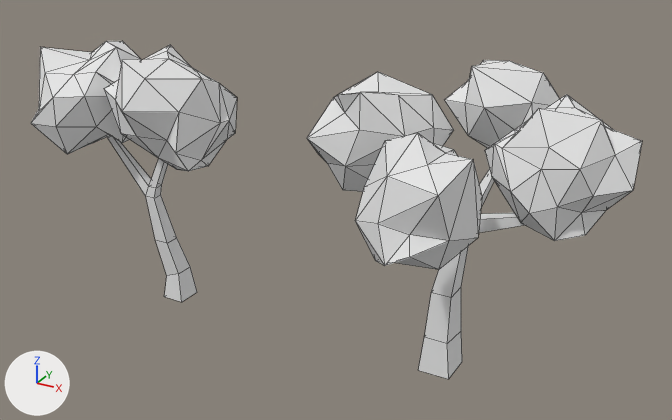
Two versions of the OBJ model resources/tree2.obj, one commit apart.
Rendered twice from a camera (50 mm lens) standing at (51.2, -80.1, 56.2) and looking at (4.7, 4.3, 14.0). The lights are fixed; the arrows at lower left show +X, +Y and +Z. Mesh edges are drawn as thin lines. Where no turn or scale is listed for an object, it has been applied to the vertices.

Before the edit, the objects in view are built like this:
```python
me_tree2 = bpy.data.meshes.new('tree2')
me_tree2.from_pydata(...)  # 297 vertices, 474 faces; spans x -33.0..37.2, y -14.6..21.4, z -1.2..31.2
# faces by material slot: [45, 242, 27, 160]
me_tree2.materials.append(mat_trunk_2)  # white #e7e7e7
me_tree2.materials.append(mat_treetop_2)  # white #e7e7e7
me_tree2.materials.append(mat_trunk_1)  # white #e7e7e7
me_tree2.materials.append(mat_treetop_1)  # white #e7e7e7
ob_tree2 = bpy.data.objects.new('tree2', me_tree2)
ob_tree2.location = (0.0, 0.0, 0.0)
```
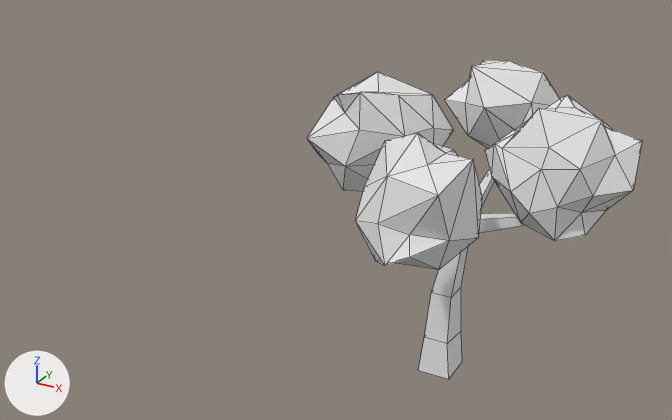
Commit message: Fixed tree models

Edits to the scene script, one JSON object a line:
```json
{"block": "me_tree2", "where": "me_tree2.from_pydata(...)  # 297 vertices, 474 faces; spans x -33.0..37.2, y -14.6..21.4, z -1.2..31.2"}
{"block": "me_tree2", "where": "# used by ob_tree2; location = (0.0, 0.0, 0.0)"}
{"block": "me_tree2", "change": "me_tree2 part 1: the loose piece of 42 vertices spanning x -33.0..-20.0, y -7.1..6.8, z 18.2..29.9 is deleted"}
{"block": "me_tree2", "change": "me_tree2 part 2: the loose piece of 42 vertices spanning x -21.2..-6.4, y -8.4..8.4, z 17.5..30.8 is deleted"}
{"block": "me_tree2", "change": "me_tree2 part 3: the loose piece of 32 vertices spanning x -27.3..-13.1, y -0.6..2.7, z -0.8..23.9 is deleted"}
{"op": "remove", "block": "me_tree2", "code": "me_tree2.materials.append(mat_trunk_1)  # white #e7e7e7"}
{"op": "remove", "block": "me_tree2", "code": "me_tree2.materials.append(mat_treetop_1)  # white #e7e7e7"}
```

Boxes (x1, y1, x2, y2) around the edits, measured in the pictures (672 x 420 px):
```json
{"object": "tree2", "change": "reshaped", "before": [31, 41, 642, 379], "after": [307, 60, 642, 379], "on screen": "45% narrower"}
{"part": 1, "of": "me_tree2", "change": "deleted", "before": [31, 41, 141, 154]}
{"part": 2, "of": "me_tree2", "change": "deleted", "before": [104, 45, 237, 171]}
{"part": 3, "of": "me_tree2", "change": "deleted", "before": [107, 135, 197, 302]}
```
